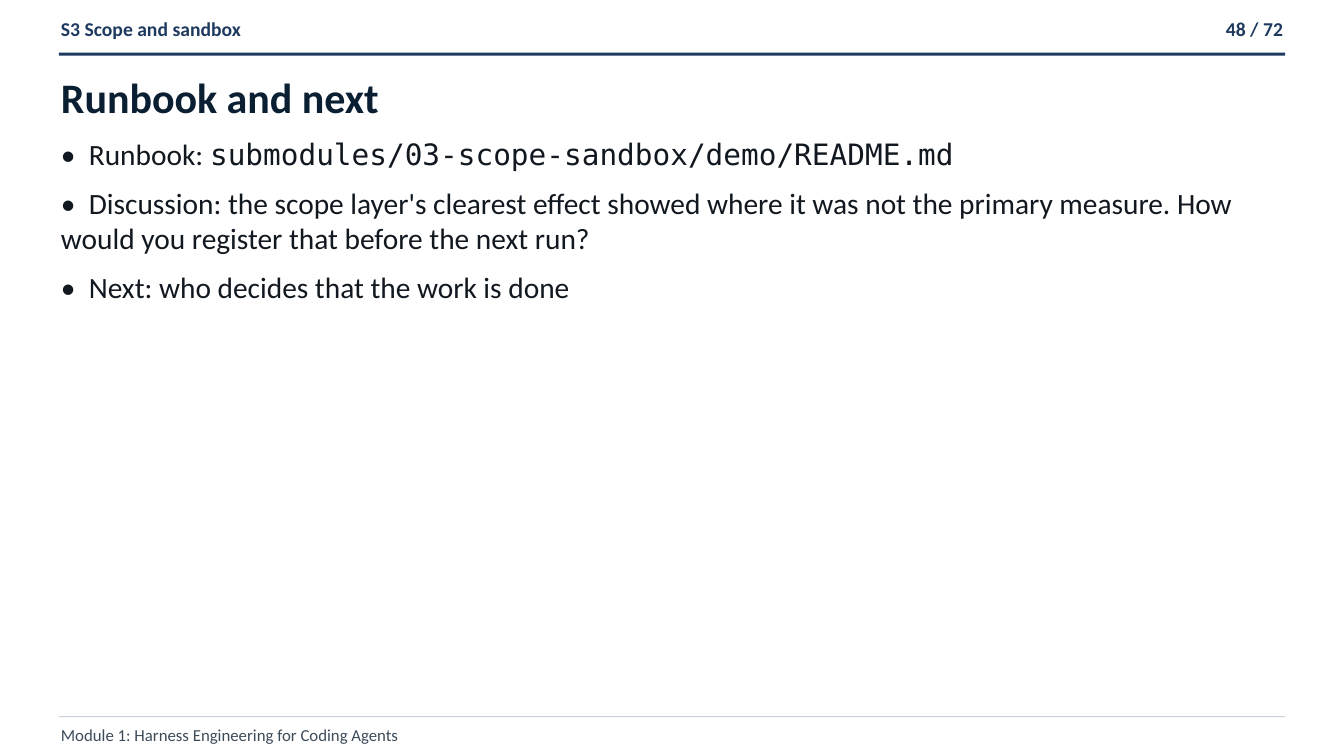
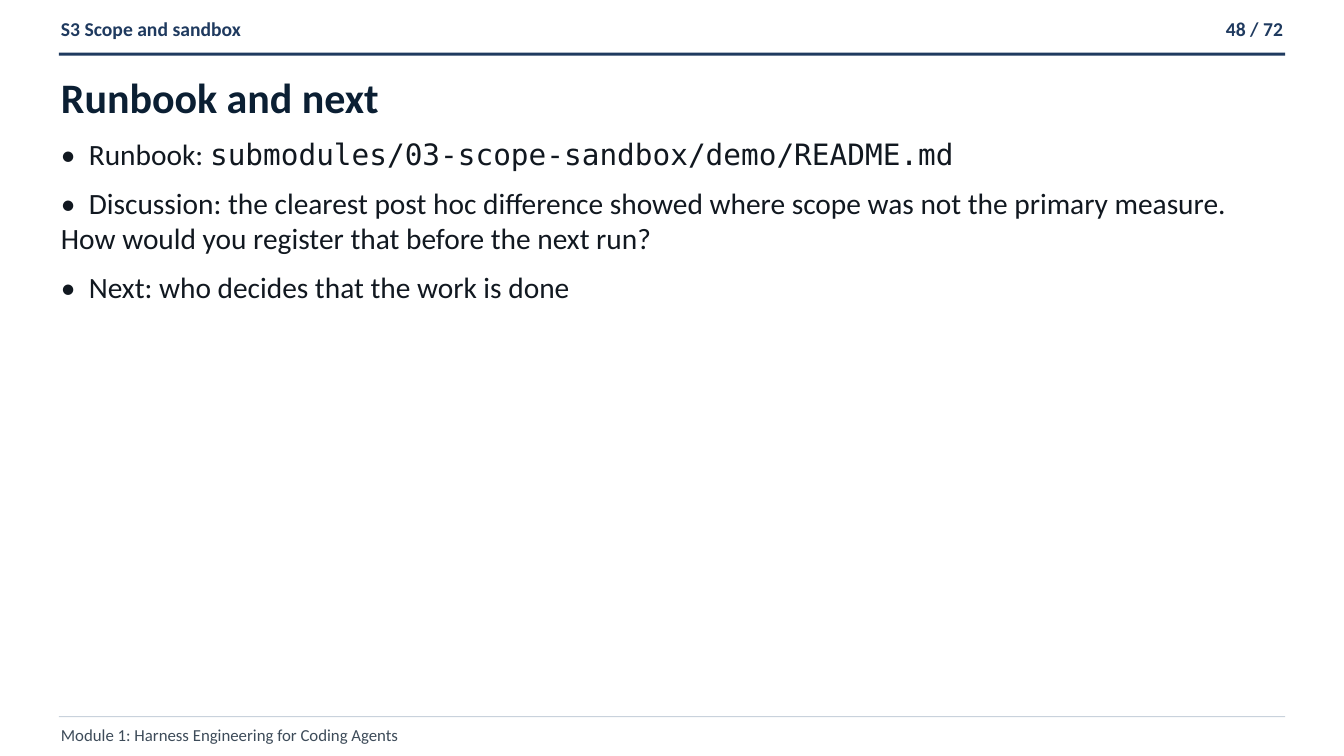
Before and after one commit to ANI-IN/shipharness-dev, a slide deck: slide 48 of slides/deck.pptx. Drawn at 1344x756 pixels with LibreOffice and Linux fonts; fonts in the diff are those of the drawing. Boxes give left, top, right and bottom in pixels: in the first picture for what was removed or moved away, otherwise in the second. Text is boxed around its words. In the diff, an @@ line names an element or a change of style, - is before the commit and + after.

```diff
--- a/slides/deck.pptx
+++ b/slides/deck.pptx
@@ text at <box>61,193,1226,254</box>: text changed @@
-• Discussion: the scope layer's clearest effect showed where it was not the primary measure. How would you register that before the next run?
+• Discussion: the clearest post hoc difference showed where scope was not the primary measure. How would you register that before the next run?
```
Also in this commit, not shown: 19 other slides changed, 10 other files.
